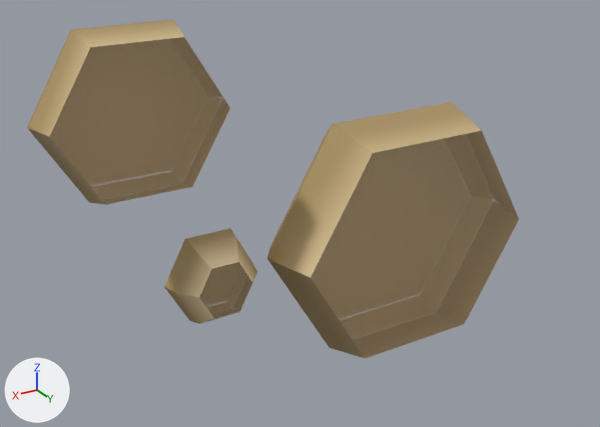
The FBX model Assets/Models/mushroomsSprouts.fbx, before and after one commit.
Rendered twice from a 50 mm camera at (21.6, 42.8, 20.4) aimed at (-1.9, 3.6, 0.8). The axes (+X, +Y, +Z) are drawn at lower left. The lights are the same throughout.

Before the edit, the objects in view are built like this:
```python
me_mushroomsgrown = bpy.data.meshes.new('mushroomsGrown')
me_mushroomsgrown.from_pydata(...)  # 63 vertices, 66 faces; spans x -20.1..12.6, y -0.2..4.8, z -11.1..12.4
me_mushroomsgrown.materials.append(mat_mushrooms_png)  # picture img_mushrooms_png
ob_mushroomsgrown = bpy.data.objects.new('mushroomsGrown', me_mushroomsgrown)
ob_mushroomsgrown.location = (0.0, 0.0, 0.0)
```
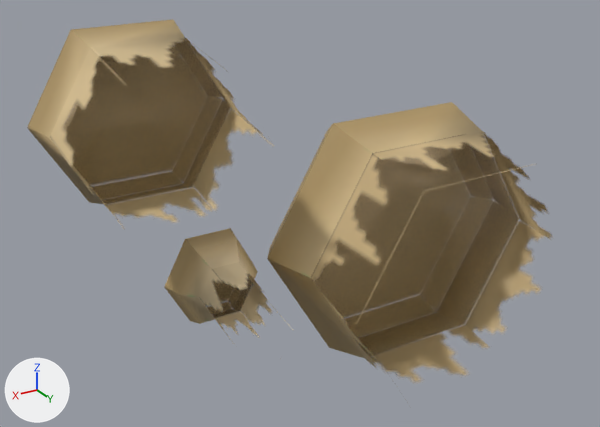
Where the newer file only moved an object's origin or applied its transform, the numbers keep the older frame.

Pixel boxes [x1, y1, x2, y2] of what changed, in the pictures (600 x 427 px):
```json
{"object": "mushroomsGrown", "change": "reshaped", "before": [27, 19, 519, 358], "after": [27, 19, 552, 382], "on screen": "7% wider, 7% taller"}
{"part": 1, "of": "me_mushroomsgrown", "change": "added", "after": [50, 37, 552, 382], "on screen": "beige"}
```

Scene script edits in JSON lines:
```json
{"block": "me_mushroomsgrown", "where": "# used by ob_mushroomsgrown; location = (0.0, 0.0, 0.0)"}
{"op": "remove", "block": "me_mushroomsgrown", "code": "me_mushroomsgrown.from_pydata(...)  # 63 vertices, 66 faces; spans x -20.1..12.6, y -0.2..4.8, z -11.1..12.4"}
{"op": "add", "block": "me_mushroomsgrown", "code": "me_mushroomsgrown.from_pydata(...)  # 81 vertices, 84 faces; spans x -20.1..12.6, y -0.2..9.9, z -11.1..12.4"}
{"block": "me_mushroomsgrown", "change": "me_mushroomsgrown part 1"}
{"block": "me_mushroomsgrown", "change": "12 new vertices lie (0.1, 5.1, -0.7) away from vertices in x -19.1..12.0, y 2.7..4.8, z -10.1..11.8"}
{"block": "me_mushroomsgrown", "change": "6 new vertices lie (0.1, 5.0, -0.7) away from vertices in x 0.8..4.4, y 2.6, z -5.3..-1.9"}
{"block": "me_mushroomsgrown", "change": "18 new faces join them"}
```
